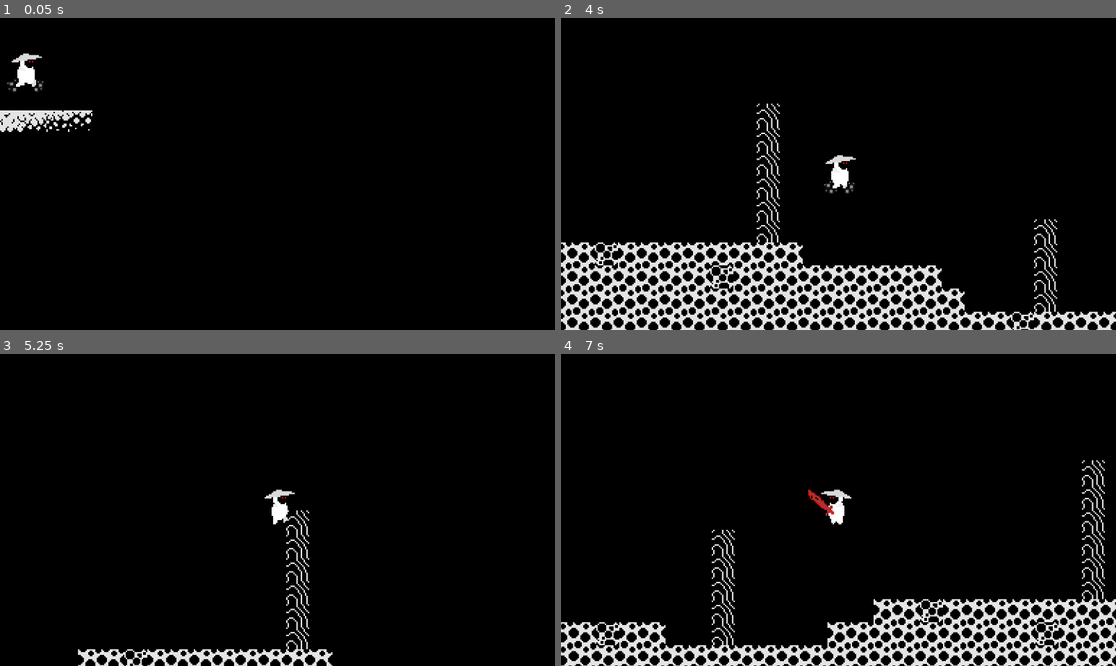
Above: before the commit, frames 1-4 (two rows, left to right).
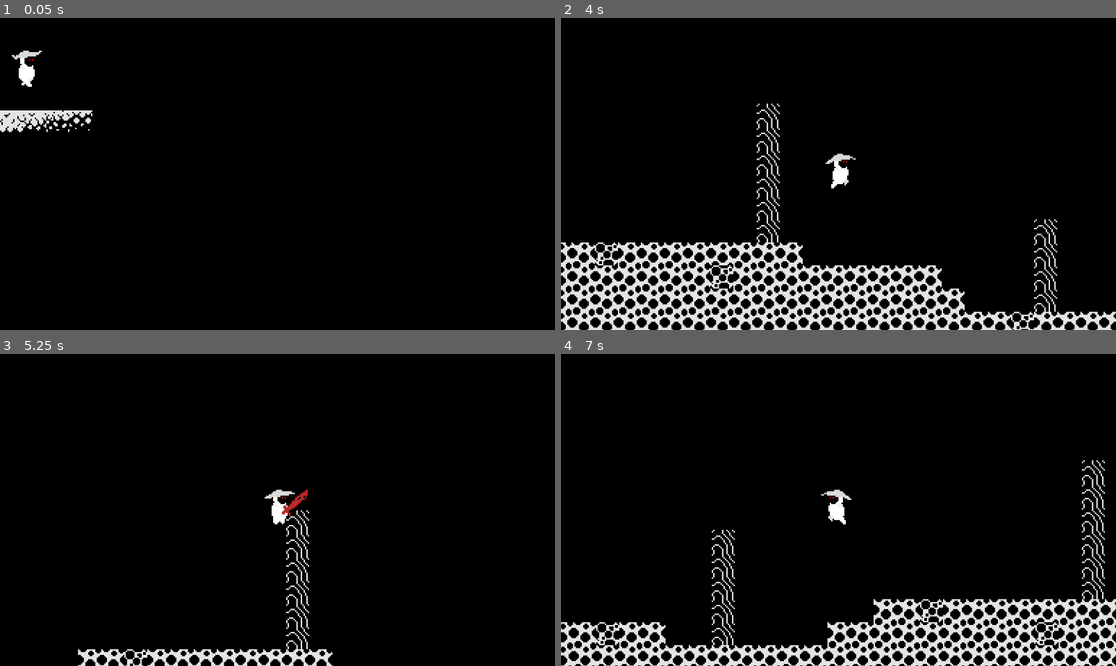
Above: after the commit, the same moments.

Repository: KirstenMayland/color2Dmetroidvania
Game: Godot game, scene res://scenes/levels/level_1.tscn
The game is run twice, just before and just after one commit, with the same random seed, the same clock (stepped at 60 frames per second) and the same inputs.
Inputs (mouse positions are in pixels of both pictures, inside the frame that each line leads up to):
- Up to frame 1 (0.05 s): no input
- Up to frame 2 (4 s): move the mouse to (960, 158) at 0.52 s; hold D (move_right) 0.53-2.03 s; tap Space (jump) at 0.6, 0.77, 1.07, 1.52, 1.55, 1.82, 2, 2.1, 3.02, 3.05, 3.32, 3.5, 3.6, 3.77 s; tap Enter at 1.25, 2.75 s; move the mouse to (727, 189) at 1.27 s; right-click (727, 189) at 1.35 s; move the mouse to (894, 105) at 2.02 s; hold A (move_left) 2.03-2.78 s; move the mouse to (810, 236) at 2.77 s; hold D (move_right) from 2.78 s (still down); right-click (810, 236) at 2.85 s; move the mouse to (1005, 220) at 3.52 s
- Up to frame 3 (5.25 s): tap Space (jump) at 4.07, 4.52, 4.55, 4.82, 5.1 s; move the mouse to (111, 463) at 4.27 s; release D (move_right) at 4.28 s; hold A (move_left) 4.28-5.03 s; right-click (111, 463) at 4.35 s; move the mouse to (305, 510) at 5.02 s; hold D (move_right) from 5.03 s (still down)
- Up to frame 4 (7 s): move the mouse to (755, 432) at 5.77 s; release D (move_right) at 5.78 s; hold A (move_left) from 5.78 s (still down); right-click (755, 432) at 5.85 s; tap Space (jump) at 6.02, 6.05, 6.32, 6.6, 6.77 s; move the mouse to (960, 494) at 6.52 s

The runs differ from the first frame. In frame 1, 0.2% of the frame differs, in the area x 1-8%, y 10-24%; in frame 2, 0.2%; in frame 3, 0.2%; in frame 4, 0.2%.

Commit message:
jump/fall is only playing p1s

Diff:
--- a/scenes/entities/player.tscn
+++ b/scenes/entities/player.tscn
@@ -118,35 +118,34 @@
 	if velocity == Vector2.ZERO:
 		animation_tree[\"parameters/conditions/idle\"] = true
 		animation_tree[\"parameters/conditions/is_moving\"] = false
+
 		animation_tree[\"parameters/conditions/in_air\"] = false
+		animation_tree[\"parameters/JumpStateMachine/conditions/on_ground\"] = true
 	# jump
 	elif velocity.y != 0:
 		animation_tree[\"parameters/conditions/idle\"] = false
 		animation_tree[\"parameters/conditions/is_moving\"] = false
+
 		animation_tree[\"parameters/conditions/in_air\"] = true
+		animation_tree[\"parameters/JumpStateMachine/conditions/on_ground\"] = false
+
+		if velocity.y > 0:
+			animation_tree[\"parameters/JumpStateMachine/conditions/jump\"] = false
+			animation_tree[\"parameters/JumpStateMachine/conditions/fall\"] = true
+		else:
+			animation_tree[\"parameters/JumpStateMachine/conditions/jump\"] = true
+			animation_tree[\"parameters/JumpStateMachine/conditions/fall\"] = false
 	# walk
 	else:
 		animation_tree[\"parameters/conditions/idle\"] = false
 		animation_tree[\"parameters/conditions/is_moving\"] = true
+
 		animation_tree[\"parameters/conditions/in_air\"] = false
-
-	if is_on_floor():
 		animation_tree[\"parameters/JumpStateMachine/conditions/on_ground\"] = true
-	else:
-		animation_tree[\"parameters/JumpStateMachine/conditions/on_ground\"] = false
-
+
+	# jump cont.
+	animation_tree[\"parameters/JumpStateMachine/BlendSpace2D/blend_position\"] = Vector2(1 if velocity.y > 0 else -1, 1 if abs(velocity.y) >= abs(gravity * delta * 10) else -1)
 	# Note: x = velocity.y, y = velocity.y v acceleration.y (abs(v.y) > abs(a.y) == 1; abs(v.y) < abs(a.y) == -1)
-	var v
-	if velocity.y > 0:
-		v = 1
-	else:
-		v = -1
-	var a
-	if (abs(velocity.y) >= abs(gravity*delta*10)):
-		a = 1
-	else:
-		a = -1
-	animation_tree[\"parameters/JumpStateMachine/BlendSpace2D/blend_position\"] = Vector2(v, a)
 
 	# slash
 	if Input.is_action_just_pressed(\"attack\"):
@@ -1022,6 +1021,7 @@
 animation = &"JumpP1Down"
 
 [sub_resource type="AnimationNodeBlendSpace2D" id="AnimationNodeBlendSpace2D_6i0hd"]
+auto_triangles = false
 blend_point_0/node = SubResource("AnimationNodeAnimation_cpnec")
 blend_point_0/pos = Vector2(-0.9, 0.9)
 blend_point_1/node = SubResource("AnimationNodeAnimation_43xec")
@@ -1030,6 +1030,7 @@
 blend_point_2/pos = Vector2(1, 1)
 blend_point_3/node = SubResource("AnimationNodeAnimation_3tlm3")
 blend_point_3/pos = Vector2(0.9, -0.9)
+triangles = PackedInt32Array(0, 1, 3, 0, 2, 3)
 x_label = "velocity"
 y_label = "vel_versus_acc"
 
@@ -1041,6 +1042,7 @@
 
 [sub_resource type="AnimationNodeStateMachineTransition" id="AnimationNodeStateMachineTransition_sacpi"]
 advance_mode = 2
+advance_condition = &"jump"
 
 [sub_resource type="AnimationNodeStateMachineTransition" id="AnimationNodeStateMachineTransition_4s3bs"]
 switch_mode = 2
@@ -1053,6 +1055,11 @@
 [sub_resource type="AnimationNodeStateMachineTransition" id="AnimationNodeStateMachineTransition_ua6om"]
 advance_mode = 2
 advance_condition = &"on_ground"
+
+[sub_resource type="AnimationNodeStateMachineTransition" id="AnimationNodeStateMachineTransition_5avj0"]
+priority = 0
+advance_mode = 2
+advance_condition = &"fall"
 
 [sub_resource type="AnimationNodeStateMachine" id="AnimationNodeStateMachine_tjmsk"]
 states/BlendSpace2D/node = SubResource("AnimationNodeBlendSpace2D_6i0hd")
@@ -1061,9 +1068,9 @@
 states/JumpLand/node = SubResource("AnimationNodeAnimation_2hj85")
 states/JumpLand/position = Vector2(989, 100)
 states/JumpStart/node = SubResource("AnimationNodeAnimation_8iwxt")
-states/JumpStart/position = Vector2(280, 100)
+states/JumpStart/position = Vector2(329, 24)
 states/Start/position = Vector2(90, 100)
-transitions = ["Start", "JumpStart", SubResource("AnimationN …(243 unchanged characters)… mationNodeStateMachineTransition_ua6om")]
+transitions = ["Start", "JumpStart", SubResource("AnimationN …(243 unchanged characters)… mationNodeStateMachineTransition_ua6om"), "Start", "BlendSpace2D", SubResource("AnimationNodeStateMachineTransition_5avj0")]
 graph_offset = Vector2(0, -52.6787)
 
 [sub_resource type="AnimationNodeAnimation" id="AnimationNodeAnimation_qn8xm"]
@@ -1186,7 +1193,7 @@
 states/JumpStateMachine/position = Vector2(739.668, 344.978)
 states/Start/position = Vector2(185, 140)
 states/SwordSlash/node = SubResource("AnimationNodeAnimation_qn8xm")
-states/SwordSlash/position = Vector2(739.668, 246.702)
+states/SwordSlash/position = Vector2(739.668, 216.702)
 states/ThroughDoor/node = SubResource("AnimationNodeAnimation_puu23")
 states/ThroughDoor/position = Vector2(739.668, 51.702)
 states/Walk/node = SubResource("AnimationNodeAnimation_0a4tn")
@@ -1224,6 +1231,8 @@
 parameters/conditions/is_moving = false
 parameters/conditions/slash = false
 parameters/conditions/through_door = false
+parameters/JumpStateMachine/conditions/fall = false
+parameters/JumpStateMachine/conditions/jump = false
 parameters/JumpStateMachine/conditions/on_ground = false
 parameters/JumpStateMachine/BlendSpace2D/blend_position = Vector2(-0.925627, 0.883289)
 
Not shown: 1 places in scenes/entities/player.tscn that only renumber resources
